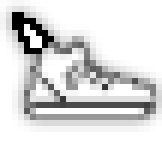
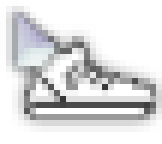
Comparing the layer stacks of the two (162, 144) images. Changes:
added layer "Arrow 2" in group "Walk" over <box>6,6,60,72</box>
renamed "Arrow" to "Arrow 1", hid it over <box>12,12,54,54</box>
